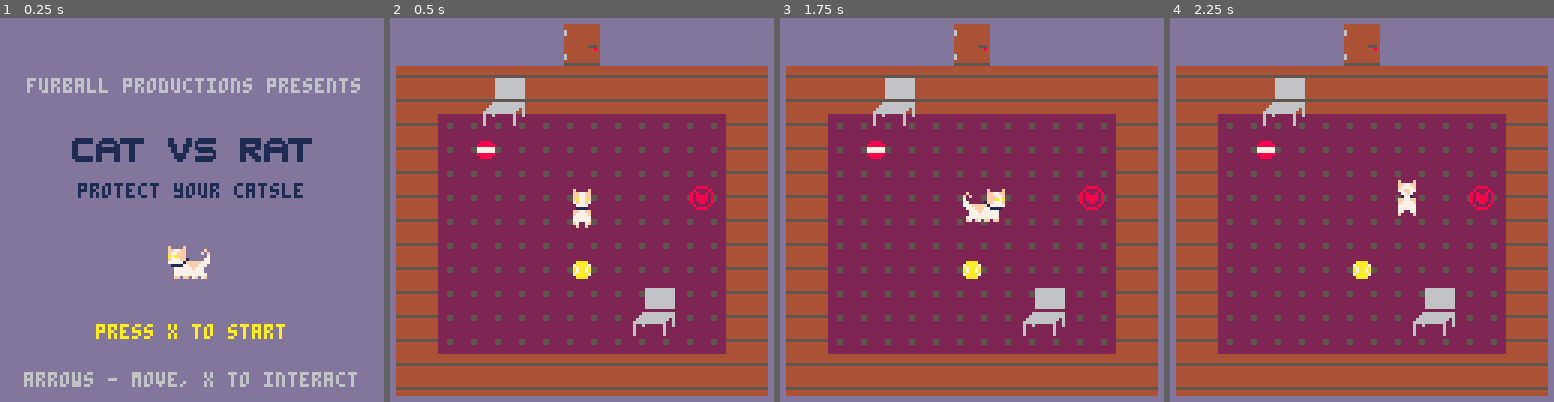
Above: before the commit, frames 1-4 (left to right).
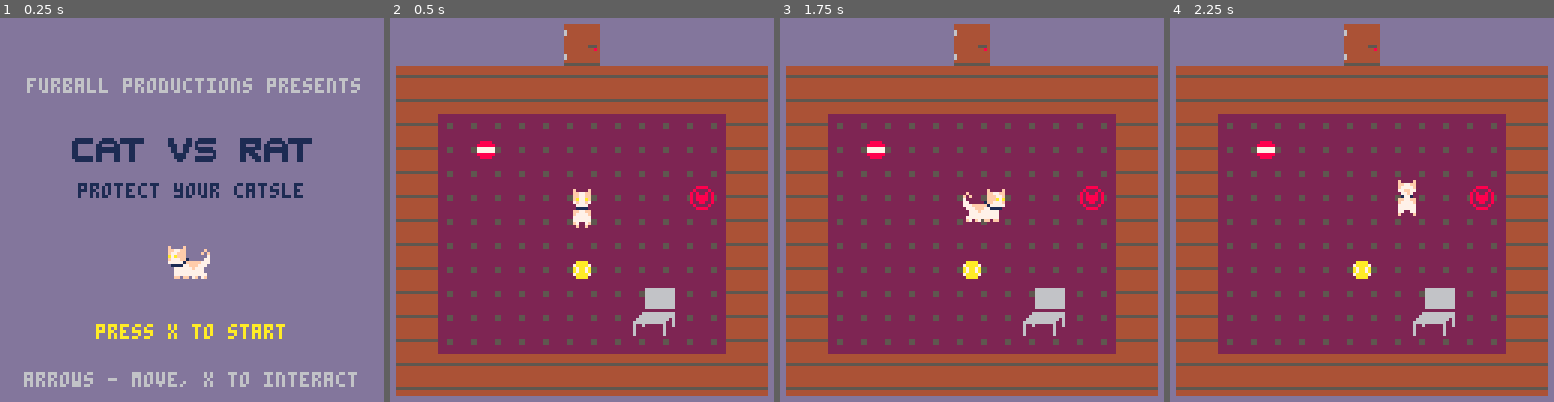
Above: after the commit, the same moments.

Repository: Mpgrime/GameDesign
Game: PICO-8 cartridge catgame.p8
Two runs of this game, one before a commit and one after it. Both use one fixed random seed, a clock stepped at 60 frames per second and the inputs below.
Inputs:
- Up to frame 1 (0.25 s): no input
- Up to frame 2 (0.5 s): tap X (X key) at 0.33 s
- Up to frame 3 (1.75 s): tap X (X key) at 1.07 s; hold Right from 1.6 s (still down)
- Up to frame 4 (2.25 s): tap X (X key) at 1.85 s; release Right at 2.1 s; hold Up from 2.15 s (still down)

Frame 1 is identical in both runs. In frame 2, 0.8% of the frame differs, in the area x 24-36%, y 15-29%; in frame 3, 0.8%; in frame 4, 0.8%.

Commit message:
More minor changes
Moved a chair to the kitchen area in preparation for full puzzle in full game.

Diff:
--- a/catgame.p8
+++ b/catgame.p8
@@ -50,8 +50,8 @@
 
 	--chair class/table
 	chair = {
-		x={232, 80, 30, 135}, y={107, 90, 20, 74}, --chair locations
-		bx={232, 80, 30, 135}, by={115, 98, 28, 82}, --chair bottom locations
+		x={232, 80, 150, 135}, y={107, 90, 20, 74}, --chair locations
+		bx={232, 80, 150, 135}, by={115, 98, 28, 82}, --chair bottom locations
 		w=14, h=16, bw=14, bh=7 --chair/chair bottom width/height
 	}
 
@@ -620,13 +620,13 @@
 00000ff77ff0000000000f0000f0000000000f7777f0000088888888000000004444444444444440000006666666666007aaaa70006666666666606000000000
 00000f7777f0000000000ff77ff000000000077ff77000008888888800000000444444444444444000000666666666600a7aa7a0066666666666006000000000
 0000077ff770000000000f7777f0000000000077f70000000888888000000000444444444444444000000666666666600a7aa7a0060060000006000000000000
-00000077f7000000000007777770000000000017710000000888888000000ccc4444444044444440000006666666666007aaaa70060000000006000000000000
+00000077f7000000000007777770000000000017710000000888888000000ccc4444444544444440000006666666666007aaaa70060000000006000000000000
 00000017710000000000007ff7000000000007f77f7000000088880000cccccc4444444444444440000006666666666000aaaa00060000000006000000000000
 00000ff77ff0000000000017f1000000000007777770000000888800cccccccc4444444444444440000000000000000000000000060000000006000000000000
-00000f7777f0000000000ff77ff00000000007777770000078880000000000004000000000000040000066666666666000000000000000000000000000000000
+00000f7777f0000000000ff77ff00000000007777770000078880000000000004555555555555540000066666666666000000000000000000000000000000000
 000007777770000000000f7777f00000000007777770000078888800000000004444444444444440000666666666666000888800000000000000000000000000
 0000077777700000000007777770000000000f7007f0000078888888000000004444444444444440006666666666606008888880000000000000000000000000
-00000770077000000000077777700000000000000000000078888888000000004444444044444440066666666666006007777770000000000000000000000000
+00000770077000000000077777700000000000000000000078888888000000004444444544444440066666666666006007777770000000000000000000000000
 00000f0000f0000000000f0000f00000000000000000000078888888000000004444444444444440060060000006006007777770000000000000000000000000
 00000000000000000000000000000000000000000000000078888888000000004444444444444440060000000006000008888880000000000000000000000000
 00000000000000000000000000000000000000000000000078888800000000004444444444444440060000000006000000888800000000000000000000000000
